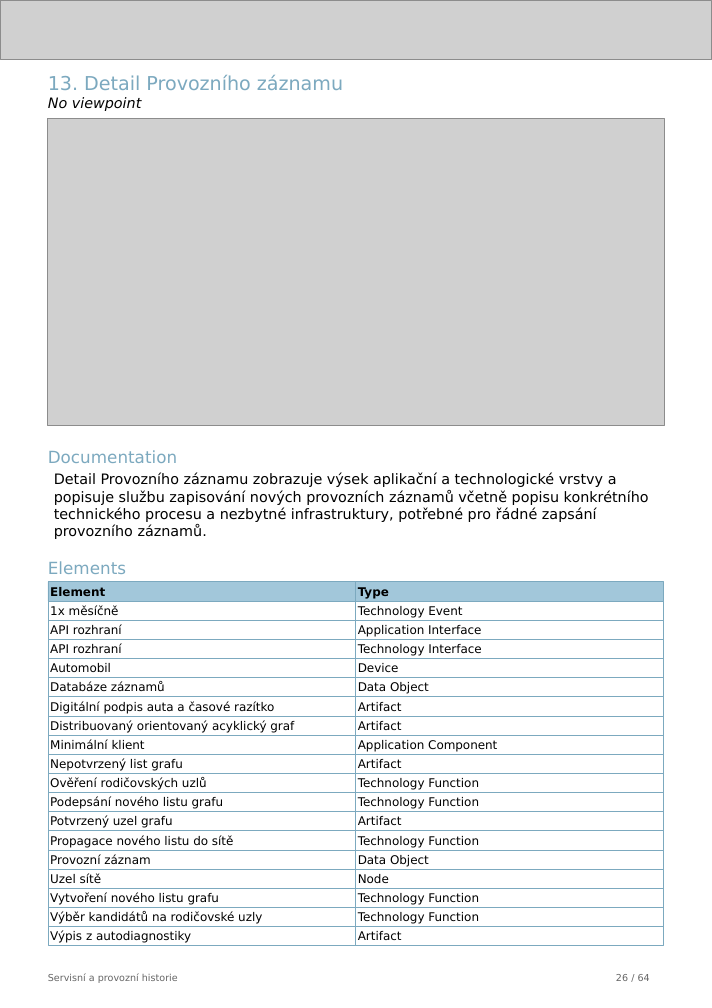
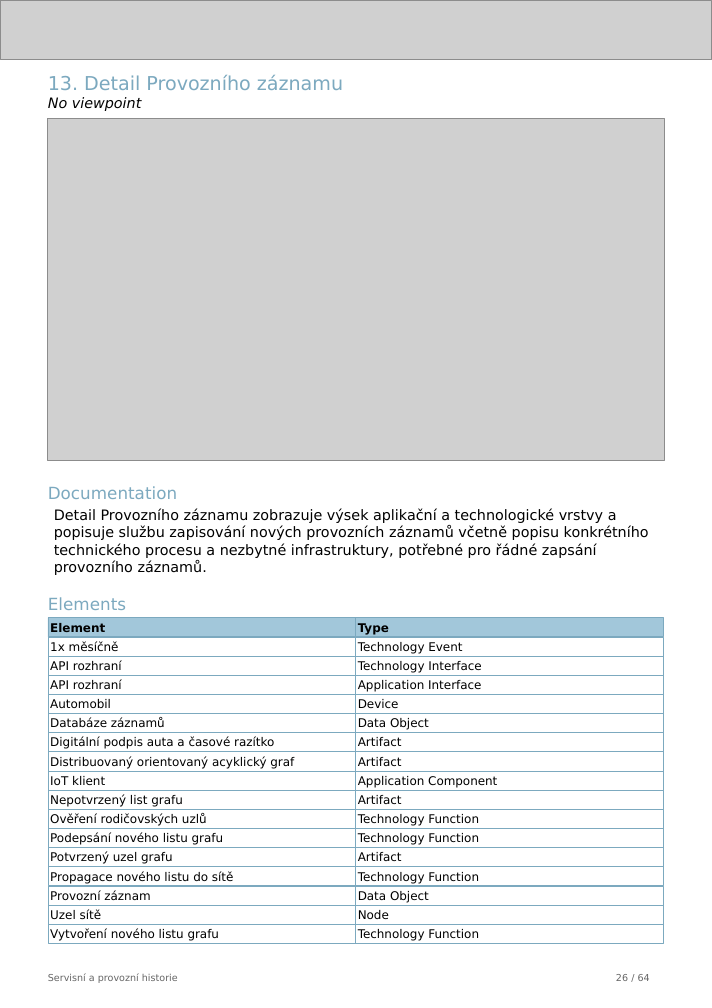
Before and after one commit to friedmannmartin/servisni_a_provozni_historie, a slide deck: slide 26 of report/jasper/servisni_a_provozni_historie.pptx. Drawn at 712x1008 pixels with LibreOffice and Linux fonts; fonts in the diff are those of the drawing; grey boxes stand for pictures. Boxes give left, top, right and bottom in pixels: in the first picture for what was removed or moved away, otherwise in the second. Text is boxed around its words. In the diff, an @@ line names an element or a change of style, - is before the commit and + after.

```diff
--- a/report/jasper/servisni_a_provozni_historie.pptx
+++ b/report/jasper/servisni_a_provozni_historie.pptx
@@ picture: place and size @@
-picture at [48, 119, 665, 426]
+picture at [48, 119, 665, 461]
@@ rectangle "API rozhraní": place and size @@
-rectangle "API rozhraní" at [48, 620, 356, 639]
+rectangle "API rozhraní" at [48, 675, 356, 694]
@@ rectangle "Application Interface": place and size @@
-rectangle "Application Interface" at [355, 620, 663, 639]
+rectangle "Application Interface" at [355, 675, 663, 694]
@@ rectangle removed at [355, 696, 663, 715] @@
-Artifact
@@ 22 rectangles, 3 texts: place and size @@
-22 rectangles, 3 texts at [48, 450, 663, 908]
+22 rectangles, 3 texts at [48, 486, 663, 943]
@@ text in rectangle at [50, 776, 105, 785]: text changed @@
-Minimální klient
+IoT klient
@@ rectangle removed at [355, 773, 663, 792] @@
-Technology Function
@@ 5 rectangles: place and size @@
-5 rectangles at [48, 640, 663, 927]
+5 rectangles at [48, 656, 663, 943]
@@ rectangle "Artifact": place and size @@
-rectangle "Artifact" at [355, 812, 663, 831]
+rectangle "Artifact" at [355, 790, 663, 809]
@@ rectangle "Technology Function": place and size @@
-rectangle "Technology Function" at [355, 889, 663, 908]
+rectangle "Technology Function" at [355, 867, 663, 886]
@@ rectangle "Artifact": place and size @@
-rectangle "Artifact" at [355, 927, 663, 946]
+rectangle "Artifact" at [355, 847, 663, 866]
@@ rectangle removed at [48, 908, 356, 927] @@
-Výběr kandidátů na rodičovské uzly
@@ rectangle removed at [48, 927, 356, 946] @@
-Výpis z autodiagnostiky
```
Also in this commit, not shown: 14 other slides changed, 9 other files.
